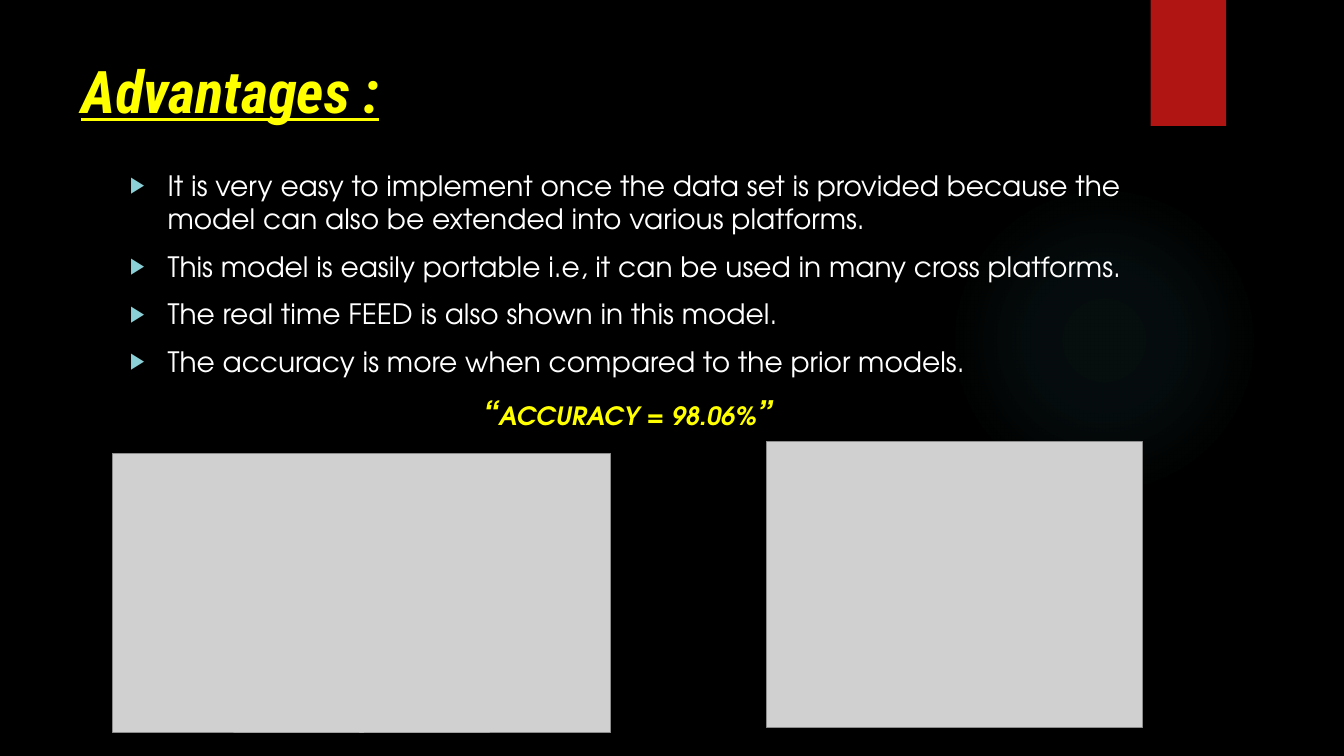
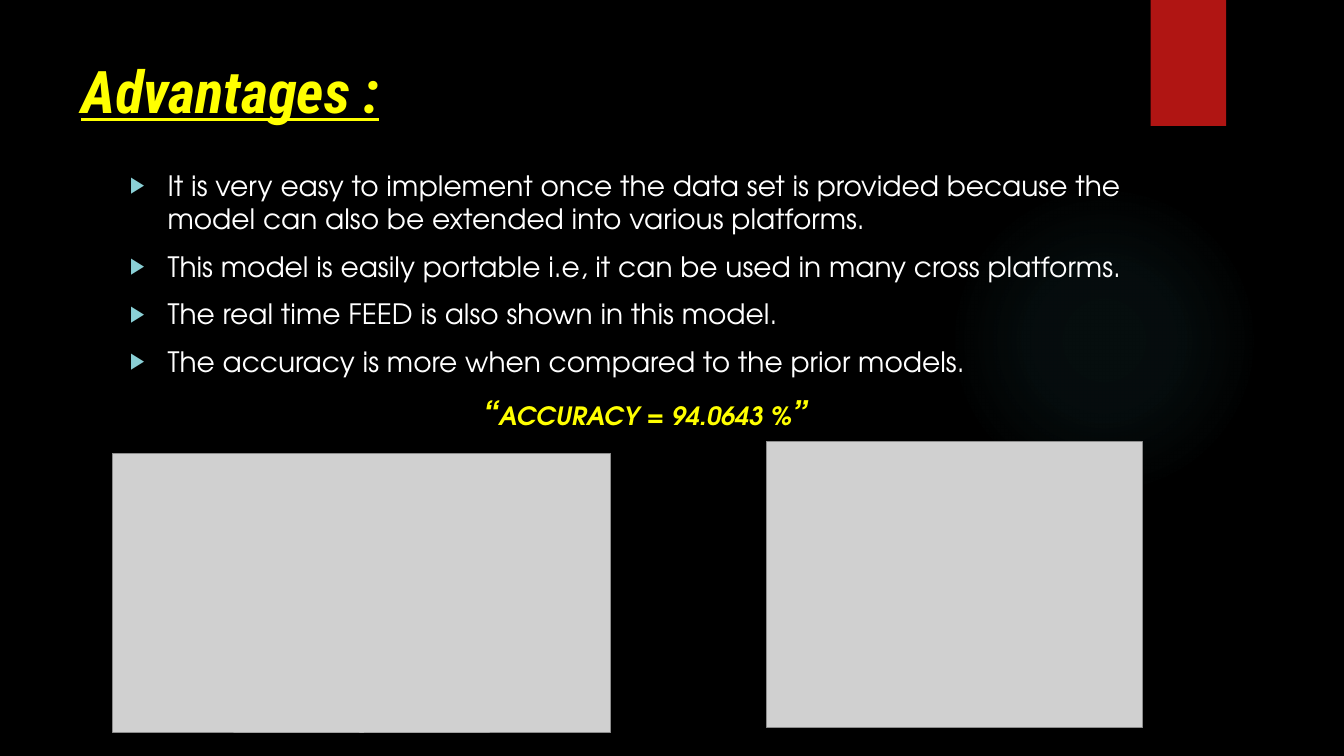
Before and after one commit to sasivatsal7122/HandGesture-Recognition-and-Live-Translator, a slide deck: slide 4 of Real Time Sign Language Translator.pptx. Drawn at 1344x756 pixels with LibreOffice and Linux fonts; fonts in the diff are those of the drawing; grey boxes stand for pictures; background and template pictures are left out. Boxes give left, top, right and bottom in pixels: in the first picture for what was removed or moved away, otherwise in the second. Text is boxed around its words. In the diff, an @@ line names an element or a change of style, - is before the commit and + after.

```diff
--- a/Real Time Sign Language Translator.pptx
+++ b/Real Time Sign Language Translator.pptx
@@ text at bbox=[499, 400, 764, 426]: text changed @@
-        “ACCURACY = 98.06%”
+        “ACCURACY = 94.0643 %”
```
Also in this commit, not shown: 2 other slides changed, 1 other file.
